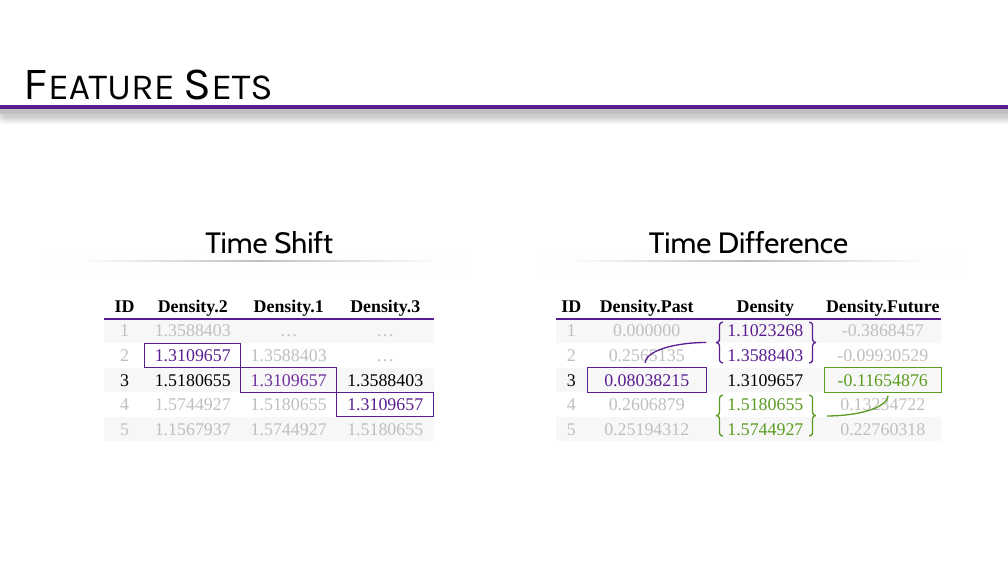
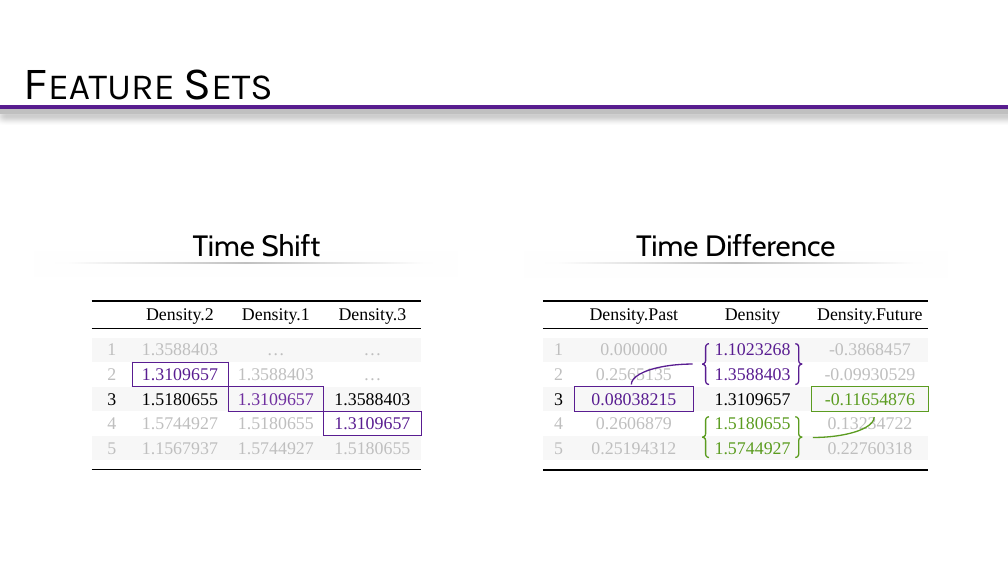
Before and after one commit to setupminimal/ml2018-final-project, a slide deck: slide 4 of Vega Presentation Slides.pptx. Drawn at 1008x567 pixels with LibreOffice and Linux fonts; fonts in the diff are those of the drawing. Boxes give left, top, right and bottom in pixels: in the first picture for what was removed or moved away, otherwise in the second. Text is boxed around its words. In the diff, an @@ line names an element or a change of style, - is before the commit and + after.

Commit message:
Adjustment to Slide
I changed the feature set tables to match the borders and padding of the r kable table output.

```diff
--- a/Vega Presentation Slides.pptx
+++ b/Vega Presentation Slides.pptx
@@ 2 texts, 2 lines, 2 rectangles: place and size @@
-2 texts, 2 lines, 2 rectangles at bbox=[48, 231, 960, 275]
+2 texts, 2 lines, 2 rectangles at bbox=[35, 234, 948, 278]
@@ table at bbox=[91, 301, 421, 471] @@
-row 1: ID | Density.2 | Density.1 | Density.3
+row 1:  | Density.2 | Density.1 | Density.3
+row 2:  |  |  | 
+row 8:  |  |  | 
@@ table: place and size @@
-table at bbox=[104, 294, 434, 442]
+table at bbox=[91, 301, 421, 471]
@@ table at bbox=[543, 301, 929, 471] @@
-row 1: ID | Density.Past | Density | Density.Future
+row 1:  | Density.Past | Density | Density.Future
+row 2:  |  |  | 
+row 8:  |  |  | 
@@ table: place and size @@
-table at bbox=[556, 294, 941, 442]
+table at bbox=[543, 301, 929, 471]
@@ 2 brace pairs, 2 arc (boxed as its full ellipse)s: place and size @@
-2 brace pairs, 2 arc (boxed as its full ellipse)s at bbox=[645, 322, 889, 436]
+2 brace pairs, 2 arc (boxed as its full ellipse)s at bbox=[631, 344, 874, 457]
```
Also in this commit, not shown: 1 other file.
